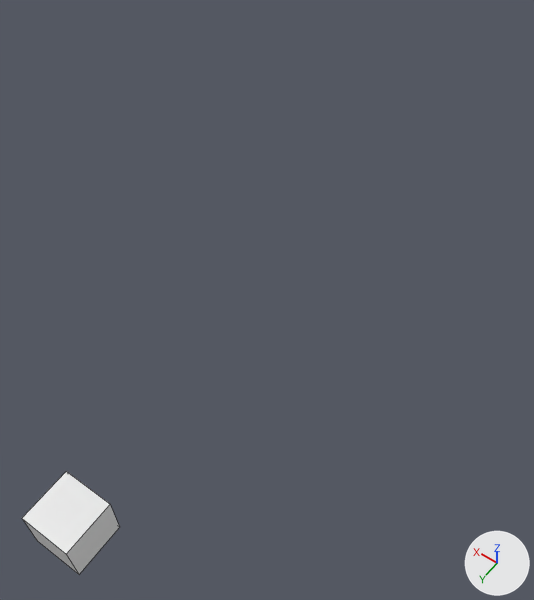
The FBX model rpg/Assets/untitled.fbx as it was, and as the next commit left it.
One viewpoint serves both versions: a 50 mm lens placed at (-10.8, 3.9, 25.2), pointed at (0.8, -12.4, -0.3). Every picture has the same lights, and +X, +Y and +Z are marked at lower right. Mesh edges are drawn as thin lines.
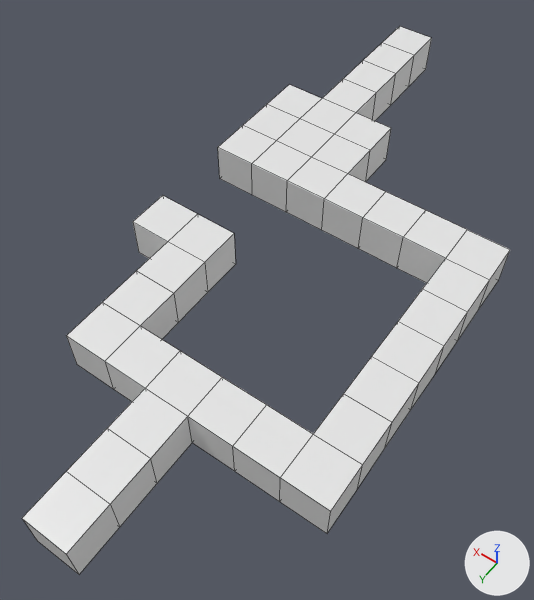
Where the change shows, as pixel boxes (x1, y1, x2, y2) in the pictures (534 x 600 px):
'Cube', reshaped (394% wider, 428% taller)
    before: (22, 471, 120, 574)
    after: (22, 26, 510, 574)
part 1 of me_cube, built on
    after: (67, 26, 510, 533)

Diff of the bpy script that builds the scene:
```diff
--- a/rpg/Assets/untitled.fbx.py
+++ b/rpg/Assets/untitled.fbx.py
@@ me_cube @@
 # used by ob_cube; location = (0.0, 0.0, 0.0)
-me_cube.from_pydata(...)  # 8 vertices, 6 faces; spans x -1.0..1.0, y -1.0..1.0, z 0.0..2.0
+me_cube.from_pydata(...)  # 136 vertices, 134 faces; spans x -7.0..7.0, y -31.0..1.0, z 0.0..2.0
+# me_cube part 1
+# 1 face is deleted
+# 80 vertices are added at x -7.0..7.0, y -31.0..-3.0, z 0.0..2.0
+# 6 new vertices lie (0.0, -2.0, 0.0) away from vertices in x -5.0..5.0, y -7.0, z 0.0..2.0
+# 6 new vertices lie (0.0, -2.0, 0.0) away from vertices in x -5.0..5.0, y -9.0, z 0.0..2.0
+# 8 new vertices lie (-2.0, 0.0, 0.0) away from vertices in x -5.0, y -11.0..-5.0, z 0.0..2.0
+# 8 new vertices lie (0.0, -2.0, 0.0) away from vertices in x -7.0..5.0, y -11.0, z 0.0..2.0
+# 6 new vertices lie (0.0, -2.0, 0.0) away from vertices in x 1.0..5.0, y -19.0, z 0.0..2.0
+# 6 new vertices lie (2.0, 0.0, 0.0) away from vertices in x 5.0, y -21.0..-17.0, z 0.0..2.0
+# 8 new vertices lie (0.0, -2.0, 0.0) away from vertices in x 1.0..7.0, y -21.0, z 0.0..2.0
+# 129 new faces join them
 me_cube.materials.append(mat_material)
```
